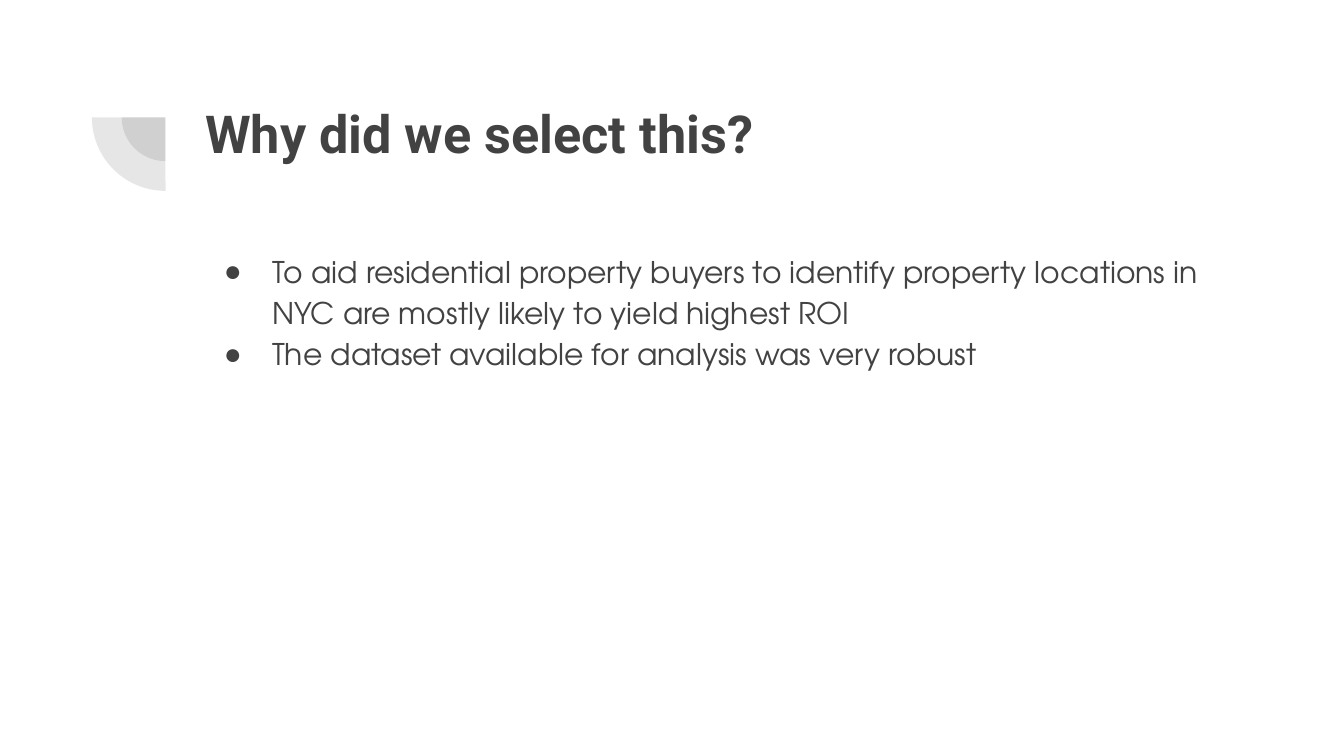
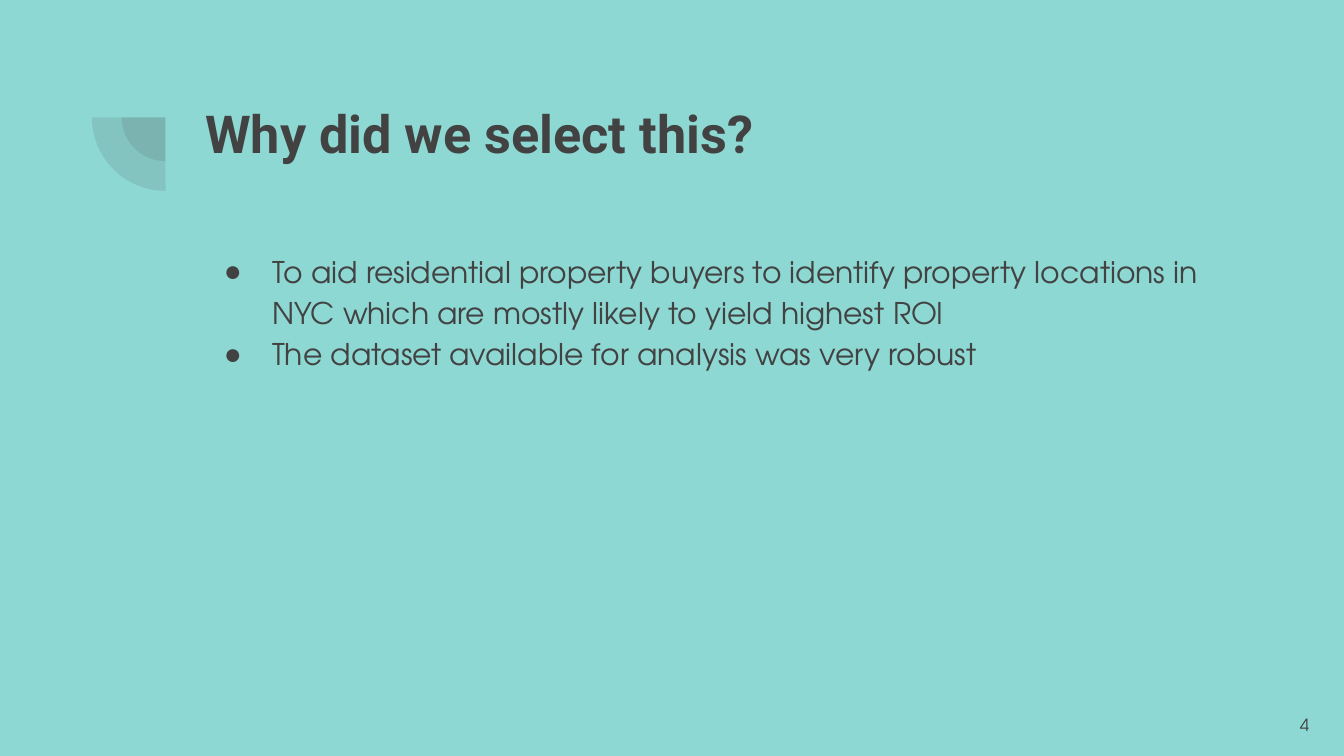
Before and after one commit to VershaR1791/Group8_Project, a slide deck: slide 4 of Project Group 8.pptx. Drawn at 1344x756 pixels with LibreOffice and Linux fonts; fonts in the diff are those of the drawing. Boxes give left, top, right and bottom in pixels: in the first picture for what was removed or moved away, otherwise in the second. Text is boxed around its words. In the diff, an @@ line names an element or a change of style, - is before the commit and + after.

```diff
--- a/Project Group 8.pptx
+++ b/Project Group 8.pptx
@@ background #FFFFFF to #8DD8D3 @@
@@ text at (272, 261, 1198, 331): text changed @@
-● To aid residential property buyers to identify property locations in NYC are mostly likely to yield highest ROI
+● To aid residential property buyers to identify property locations in NYC which are mostly likely to yield highest ROI
@@ page number added at (1300, 718, 1309, 731), 9 pt, text #424242 @@
+4
```
Also in this commit, not shown: 5 other slides changed.
